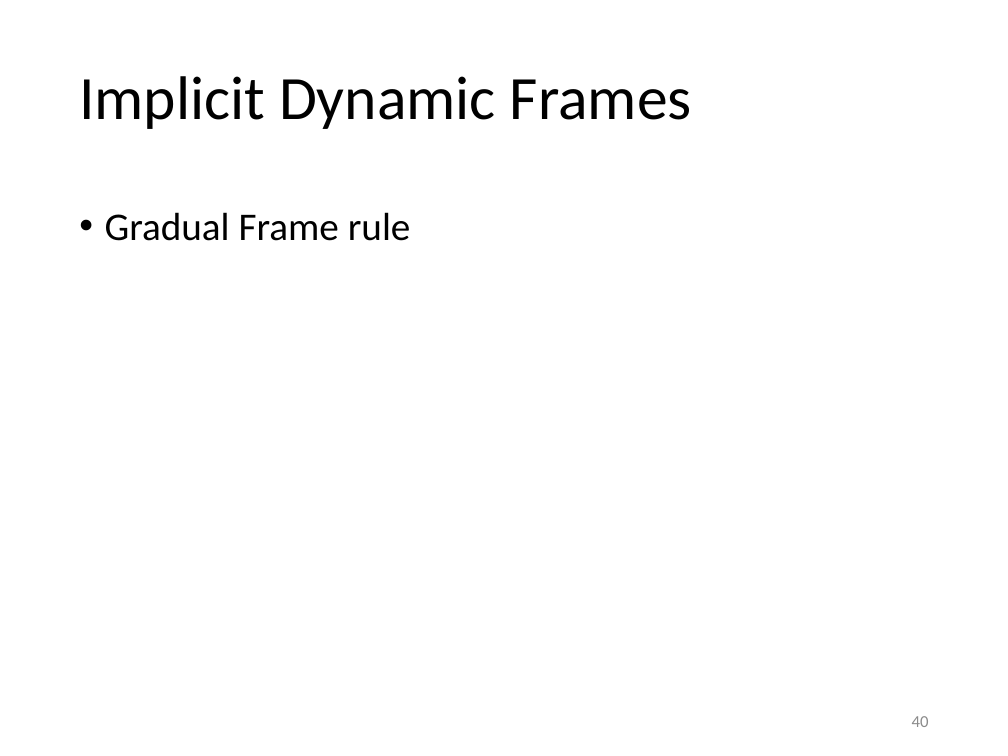
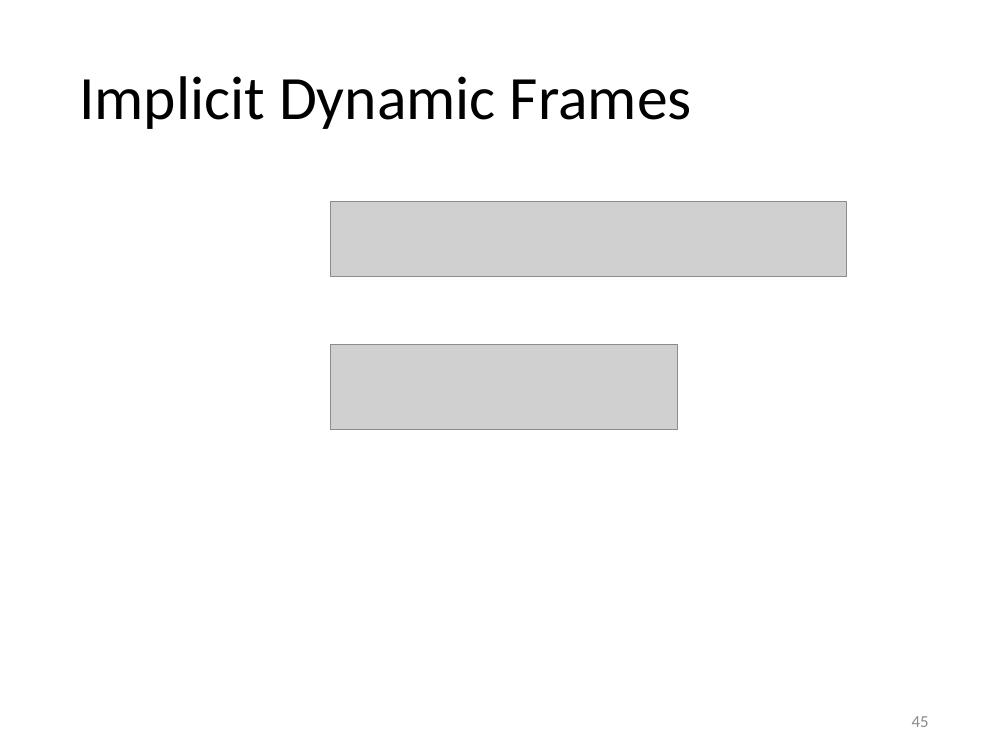
Before and after one commit to olydis/GradVerThesis, a slide deck: slide 45 of presentation/PLunch.pptm (slide 40 before the commit). Drawn at 1008x756 pixels with LibreOffice and Linux fonts; fonts in the diff are those of the drawing; grey boxes stand for pictures. Boxes give left, top, right and bottom in pixels: in the first picture for what was removed or moved away, otherwise in the second. Text is boxed around its words. In the diff, an @@ line names an element or a change of style, - is before the commit and + after.

```diff
--- a/presentation/PLunch.pptm
+++ b/presentation/PLunch.pptm
@@ picture added at [331, 202, 847, 277] @@
@@ text removed at [105, 212, 411, 241] @@
-• Gradual Frame rule
@@ picture added at [331, 345, 677, 429] @@
@@ page number at [912, 716, 929, 727]: text changed @@
-40
+45
```
Also in this commit, not shown: 1 other slide changed, 5 slides added, 4 other files.
